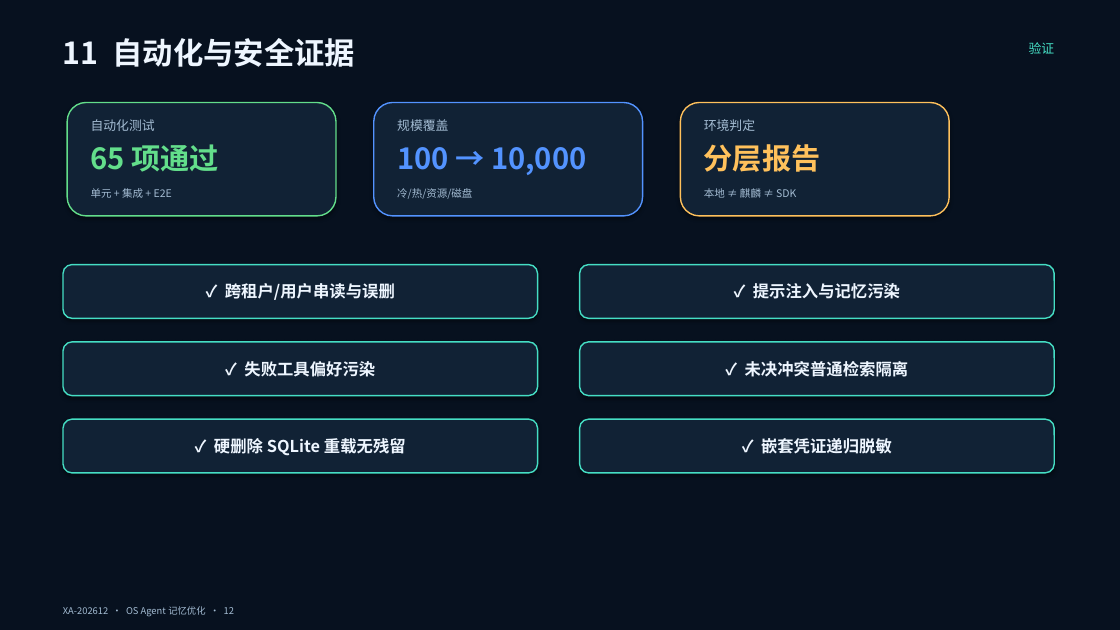
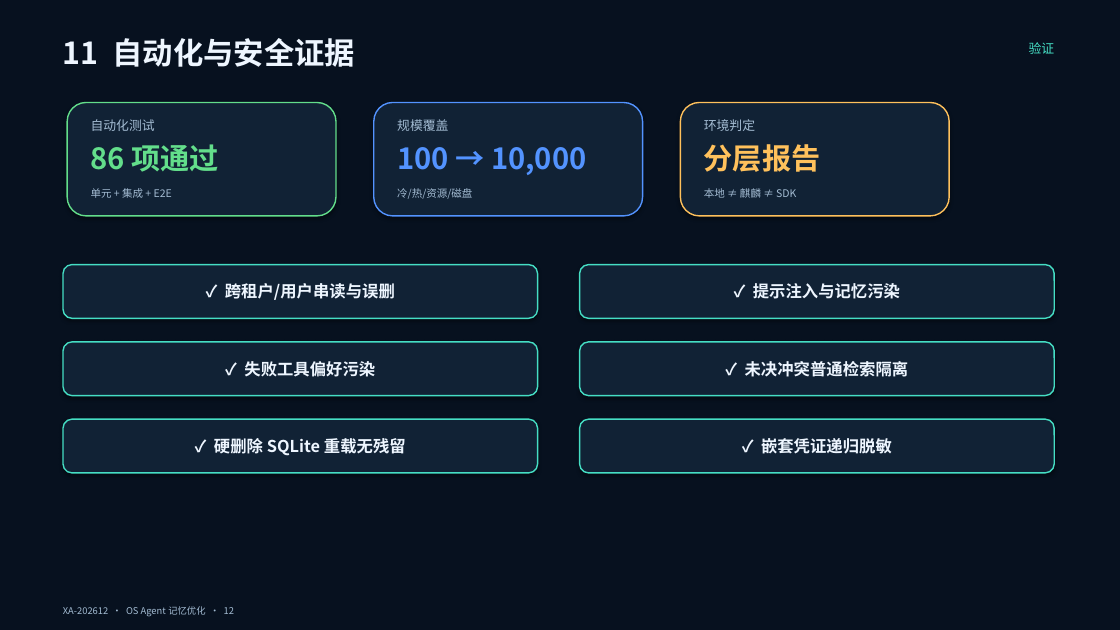
Before and after one commit to chanehwibo/tiaobei, a slide deck: slide 12 of deliverables/ppt/OS_Agent_记忆优化_答辩稿.pptx. Drawn at 1120x630 pixels with LibreOffice and Linux fonts; fonts in the diff are those of the drawing. Boxes give left, top, right and bottom in pixels: in the first picture for what was removed or moved away, otherwise in the second. Text is boxed around its words. In the diff, an @@ line names an element or a change of style, - is before the commit and + after.

```diff
--- a/deliverables/ppt/OS_Agent_记忆优化_答辩稿.pptx
+++ b/deliverables/ppt/OS_Agent_记忆优化_答辩稿.pptx
@@ text at (91,144,219,172): text changed @@
-65 项通过
+86 项通过
```
Also in this commit, not shown: 6 other slides changed, 42 other files.
